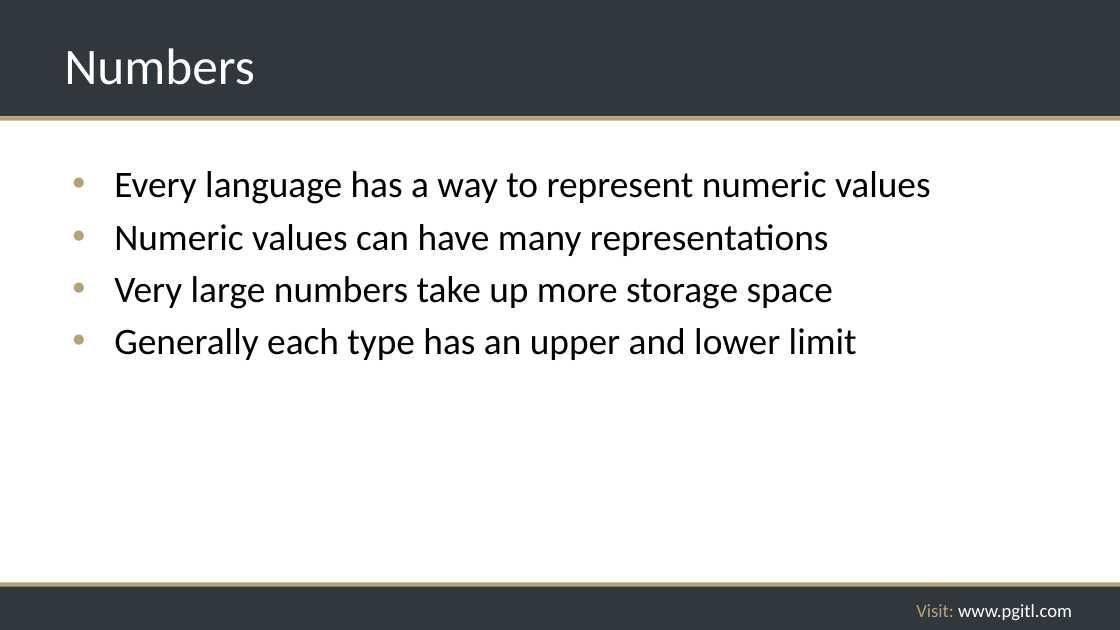
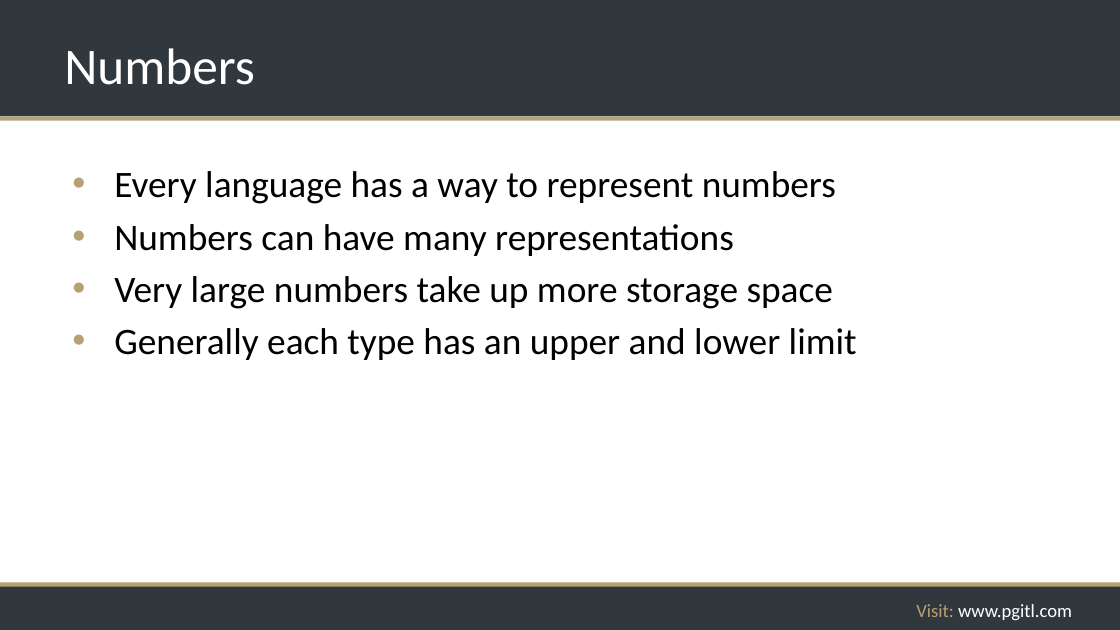
Before and after one commit to rikkouri/project-a, a slide deck: slide 46 of Programming Foundations.pptx (slide 47 before the commit). Drawn at 1120x630 pixels with LibreOffice and Linux fonts; fonts in the diff are those of the drawing; background and template pictures are left out. Boxes give left, top, right and bottom in pixels: in the first picture for what was removed or moved away, otherwise in the second. Text is boxed around its words. In the diff, an @@ line names an element or a change of style, - is before the commit and + after.

```diff
--- a/Programming Foundations.pptx
+++ b/Programming Foundations.pptx
@@ text at [114, 171, 836, 256]: text changed @@
-• Every language has a way to represent numeric values
-• Numeric values can have many representations
+• Every language has a way to represent numbers
+• Numbers can have many representations
```
Also in this commit, not shown: 21 other slides changed, 7 slides added, 1 slide removed, 1 other file.
